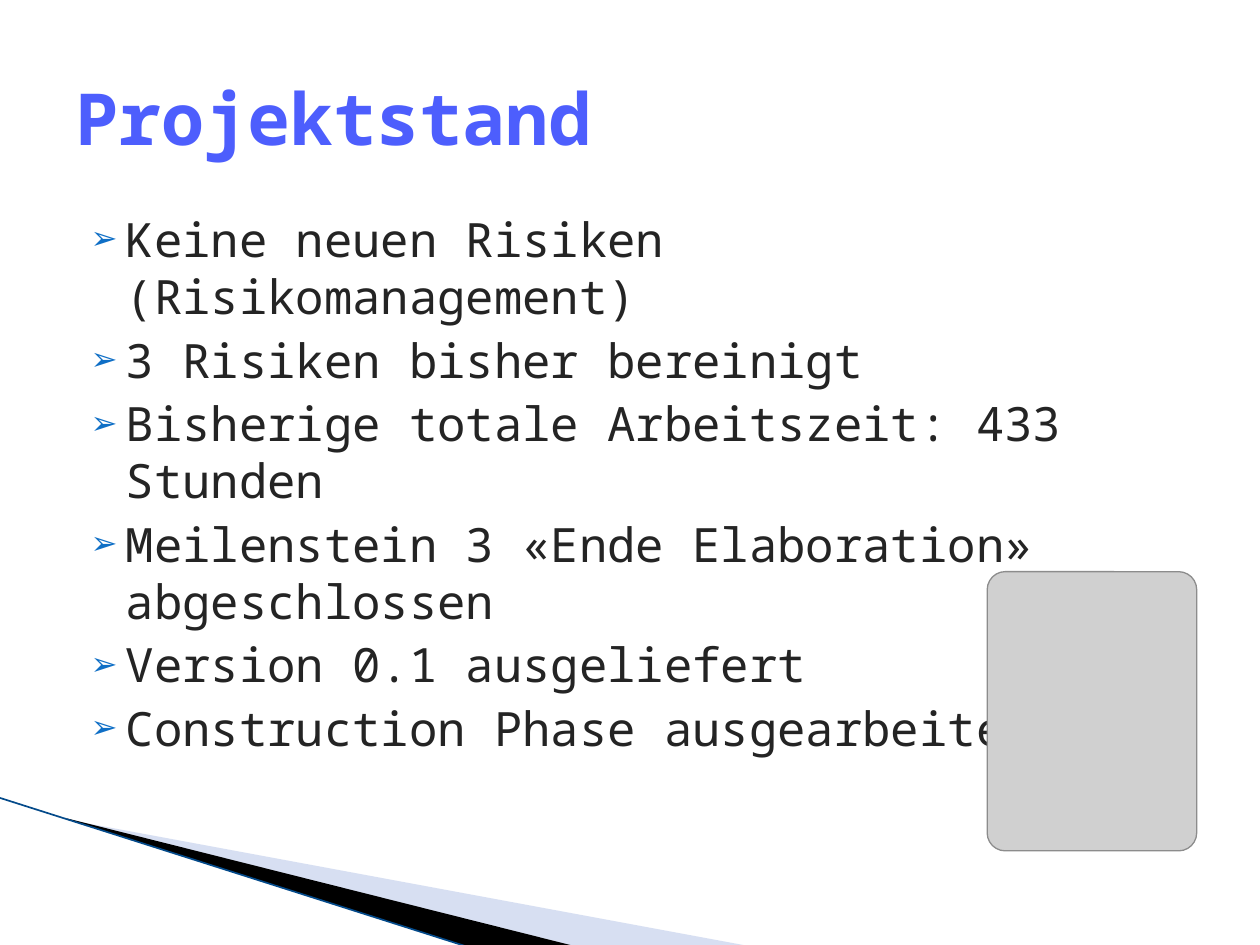
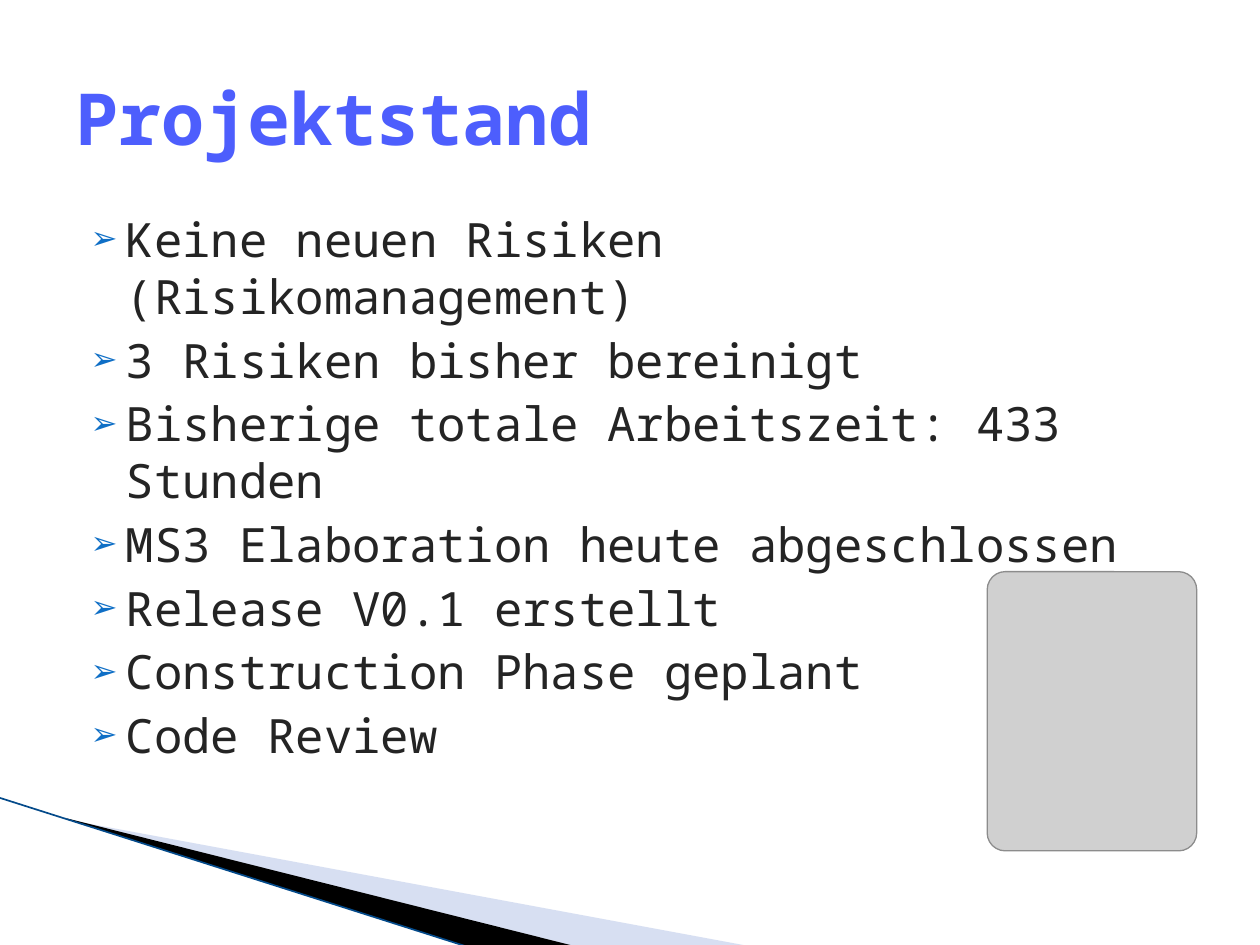
Before and after one commit to lukaselmer/hsr-mrt-software-engineering-2-project, a slide deck: slide 22 of doc/05_Design/praesentation.pptx (slide 21 before the commit). Drawn at 1260x945 pixels with LibreOffice and Linux fonts; fonts in the diff are those of the drawing; grey boxes stand for pictures; background and template pictures are left out. Boxes give left, top, right and bottom in pixels: in the first picture for what was removed or moved away, otherwise in the second. Text is boxed around its words. In the diff, an @@ line names an element or a change of style, - is before the commit and + after.

```diff
--- a/doc/05_Design/praesentation.pptx
+++ b/doc/05_Design/praesentation.pptx
@@ text at [126,526,1117,754]: text changed @@
-➢ Meilenstein 3 «Ende Elaboration» abgeschlossen
-➢ Version 0.1 ausgeliefert
-➢ Construction Phase ausgearbeitet
+➢ MS3 Elaboration heute abgeschlossen
+➢ Release V0.1 erstellt
+➢ Construction Phase geplant
+➢ Code Review
```
Also in this commit, not shown: 6 other slides changed, 4 slides added, 3 slides removed, 1 other file.
